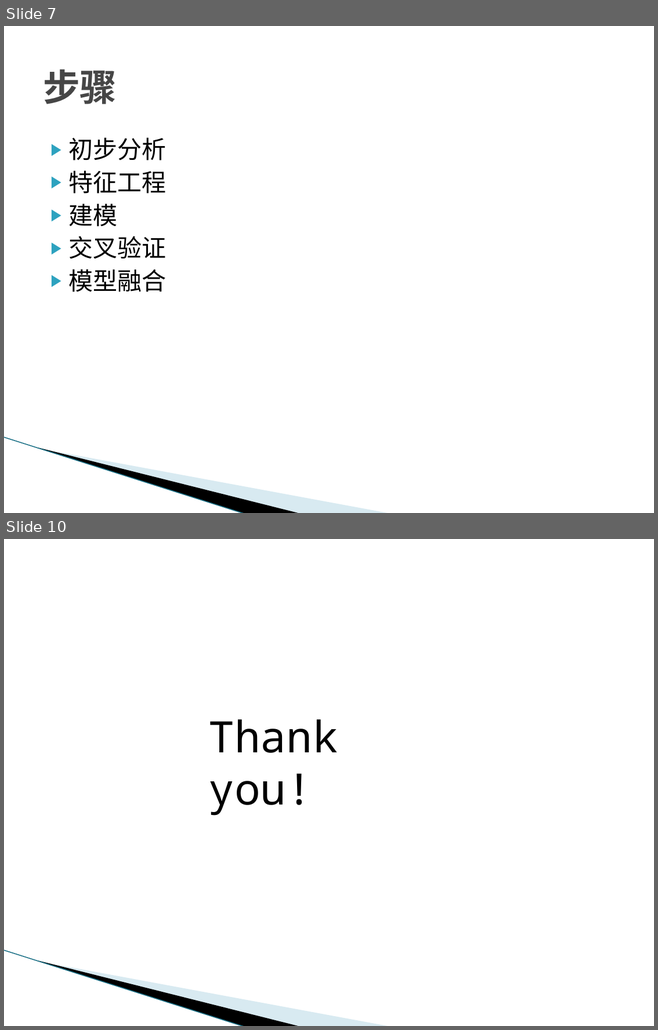
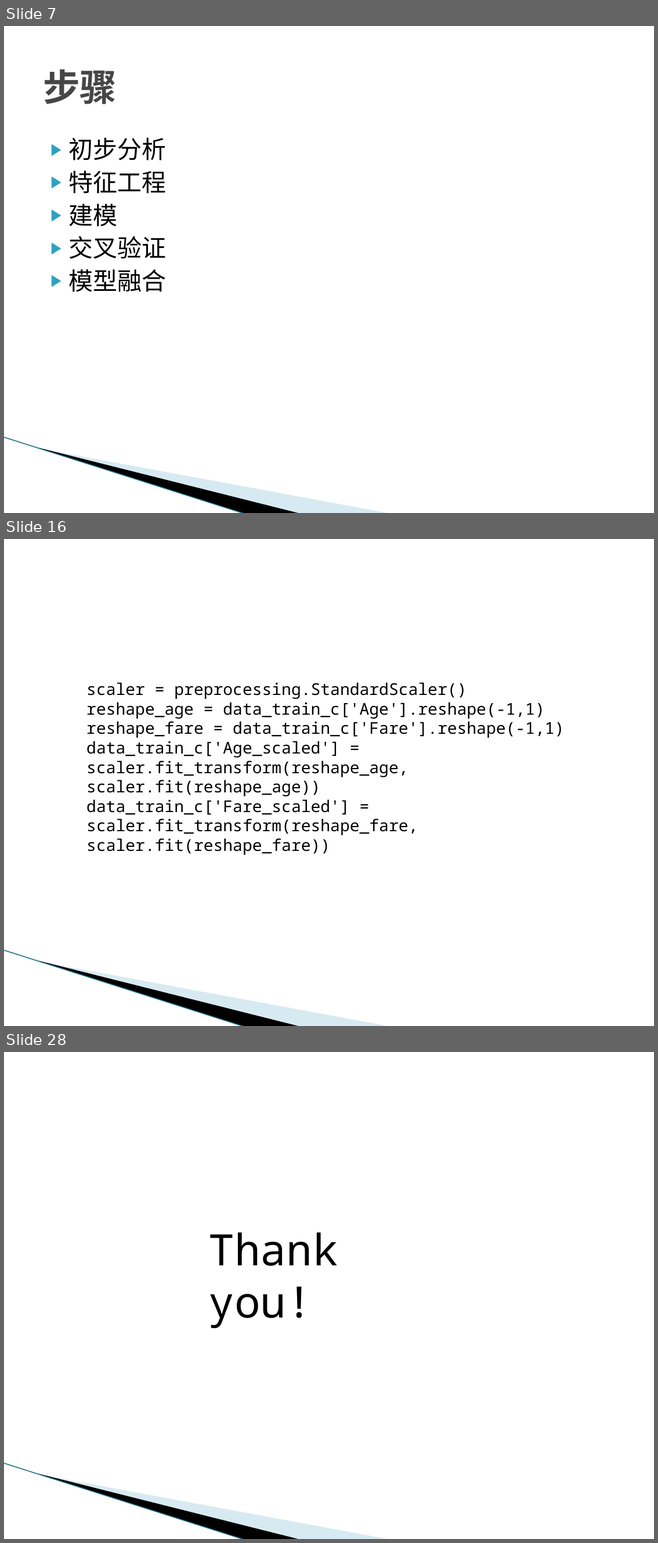
Before and after one commit to evangelist64/ml_test, a slide deck: kaggle/kaggle实战案例分享.pptx. Shown one above the other, each under a label of ours: slides 7 and 10 before the commit, slides 7, 16 and 28 after it; the slides between them are not shown. The pictures are 658x1030 and 658x1543 pixels, drawn with LibreOffice and Linux fonts; fonts in the diff are those of the drawing; background and template pictures are left out. Boxes give left, top, right and bottom in pixels: in the first picture for what was removed or moved away, otherwise in the second. Text is boxed around its words. In the diff, an @@ line names an element or a change of style, - is before the commit and + after.

```diff
--- a/kaggle/kaggle实战案例分享.pptx
+++ b/kaggle/kaggle实战案例分享.pptx
@@ slide 16 added at (4,539,654,1026), background #FFFFFF; not listed: 3 template elements that a slide beside it also shows @@
@@ text added at (86,682,564,855), 18 pt, text #000000 @@
+scaler = preprocessing.StandardScaler()
+reshape_age = data_train_c['Age'].reshape(-1,1)
+reshape_fare = data_train_c['Fare'].reshape(-1,1)
+data_train_c['Age_scaled'] = scaler.fit_transform(reshape_age, scaler.fit(reshape_age))
+data_train_c['Fare_scaled'] = scaler.fit_transform(reshape_fare, scaler.fit(reshape_fare))
@@ what was slide 10 is now slide 28 @@
```
Also in this commit, not shown: 1 slide changed, 18 other slides added, 1 slide removed, 1 other file.
